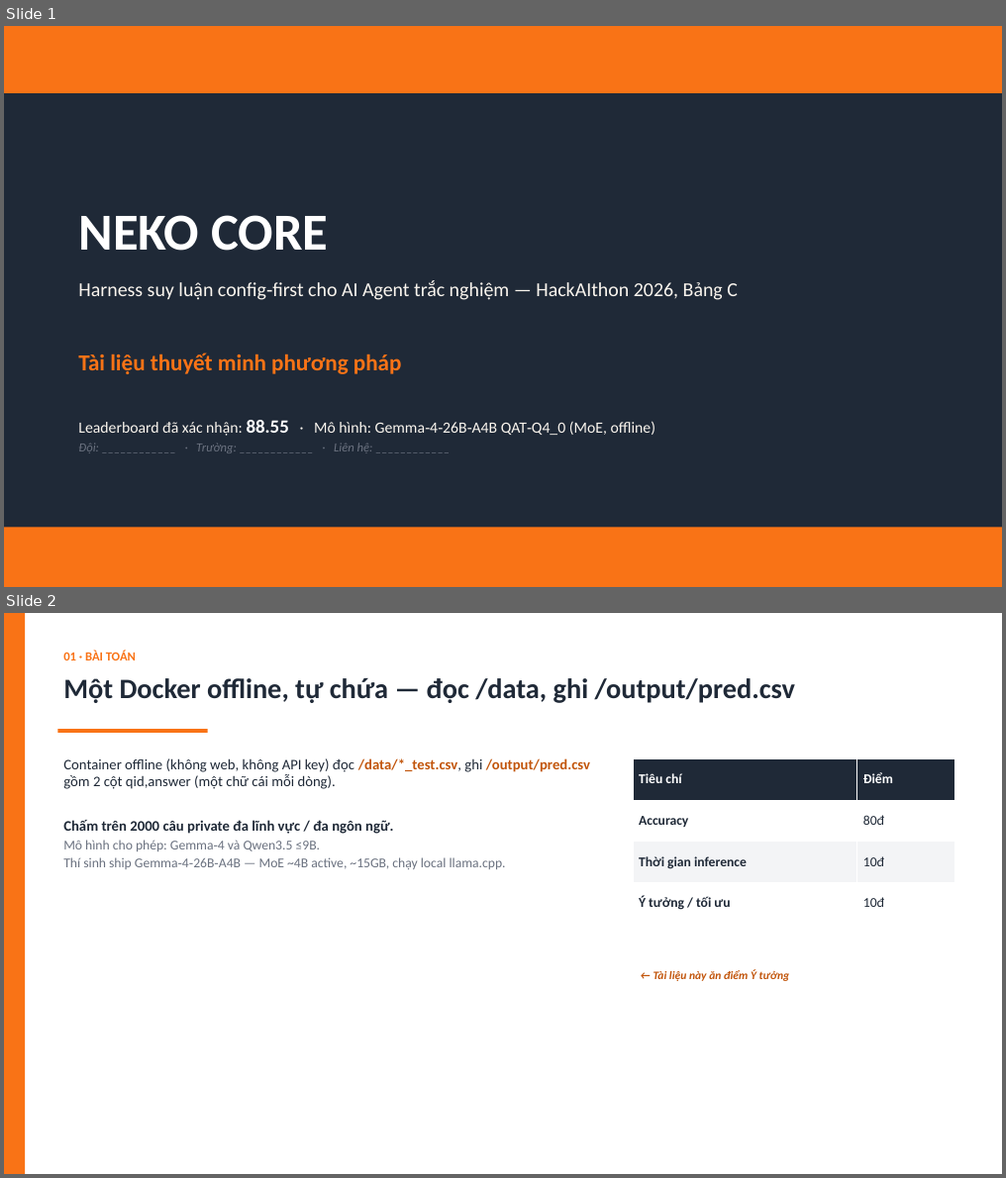
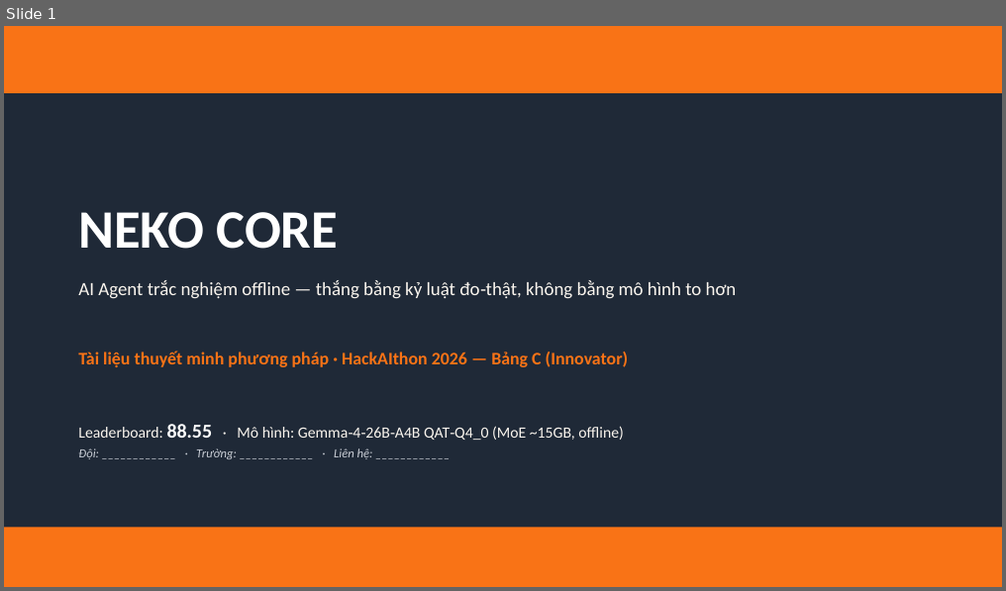
Before and after one commit to meiiie/bang_c, a slide deck: docs/Neko-Core-Thuyet-minh-phuong-phap.pptx. Shown one above the other, each under a label of ours: slides 1 and 2 before the commit, slide 1 after it. The pictures are 1006x1178 and 1006x591 pixels, drawn with LibreOffice and Linux fonts; fonts in the diff are those of the drawing. Boxes give left, top, right and bottom in pixels: in the first picture for what was removed or moved away, otherwise in the second. Text is boxed around its words. In the diff, an @@ line names an element or a change of style, - is before the commit and + after.

```diff
--- a/docs/Neko-Core-Thuyet-minh-phuong-phap.pptx
+++ b/docs/Neko-Core-Thuyet-minh-phuong-phap.pptx
@@ slide 2 removed at [4, 613, 1002, 1174], background #FFFFFF @@
@@ rectangle removed at [4, 613, 25, 1174] @@
@@ text removed at [63, 650, 136, 661] @@
-01 · BÀI TOÁN
@@ text removed at [63, 678, 795, 703] @@
-Một Docker offline, tự chứa — đọc /data, ghi /output/pred.csv
@@ rectangle removed at [57, 729, 208, 733] @@
@@ text removed at [63, 759, 590, 869] @@
-Container offline (không web, không API key) đọc /data/*_test.csv, ghi /output/pred.csv gồm 2 cột qid,answer (một chữ cái mỗi dòng).
-Chấm trên 2000 câu private đa lĩnh vực / đa ngôn ngữ.
-Mô hình cho phép: Gemma‑4 và Qwen3.5 ≤9B.
-Thí sinh ship Gemma‑4‑26B‑A4B — MoE ~4B active, ~15GB, chạy local llama.cpp.
@@ table removed at [633, 759, 954, 924], 4 rows, 2 columns @@
-Tiêu chí | Điểm
-Accuracy | 80đ
-Thời gian inference | 10đ
-Ý tưởng / tối ưu | 10đ
@@ text removed at [653, 970, 790, 981] @@
-← Tài liệu này ăn điểm Ý tưởng
@@ slide 1 changed as well @@
@@ text "NEKO CORE" at [78, 212, 339, 249]: size 50 to 52 pt; more space between paragraphs @@
@@ text at [78, 280, 737, 299]: text changed; size 19 to 18 pt @@
-Harness suy luận config‑first cho AI Agent trắc nghiệm — HackAIthon 2026, Bảng C
+AI Agent trắc nghiệm offline — thắng bằng kỷ luật đo‑thật, không bằng mô hình to hơn
@@ text at [78, 351, 628, 368]: text changed; size 22 to 17 pt @@
-Tài liệu thuyết minh phương pháp
+Tài liệu thuyết minh phương pháp · HackAIthon 2026 — Bảng C (Innovator)
@@ text at [78, 424, 623, 440]: text changed @@
-Leaderboard đã xác nhận: 88.55 · Mô hình: Gemma‑4‑26B‑A4B QAT‑Q4_0 (MoE, offline)
+Leaderboard: 88.55 · Mô hình: Gemma‑4‑26B‑A4B QAT‑Q4_0 (MoE ~15GB, offline)
@@ text at [78, 449, 373, 460]: text colour #6B7280 to #C9CED6 in "Đội: ____________ · Trường: ____________ · Liên ..."; more space between paragraphs @@
```
Also in this commit, not shown: 9 other slides changed, 3 slides added, 1 other slide removed, 1 other file.
